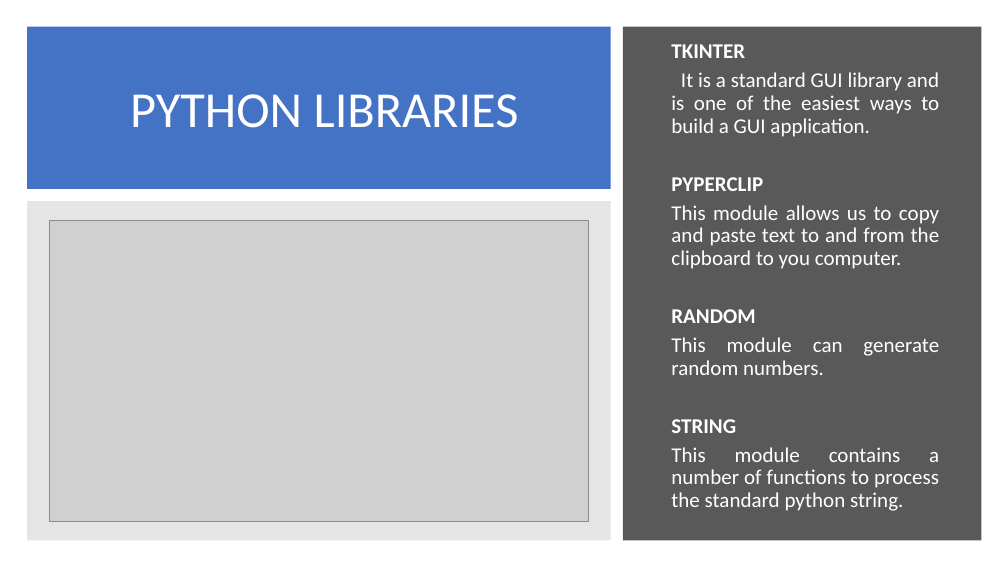
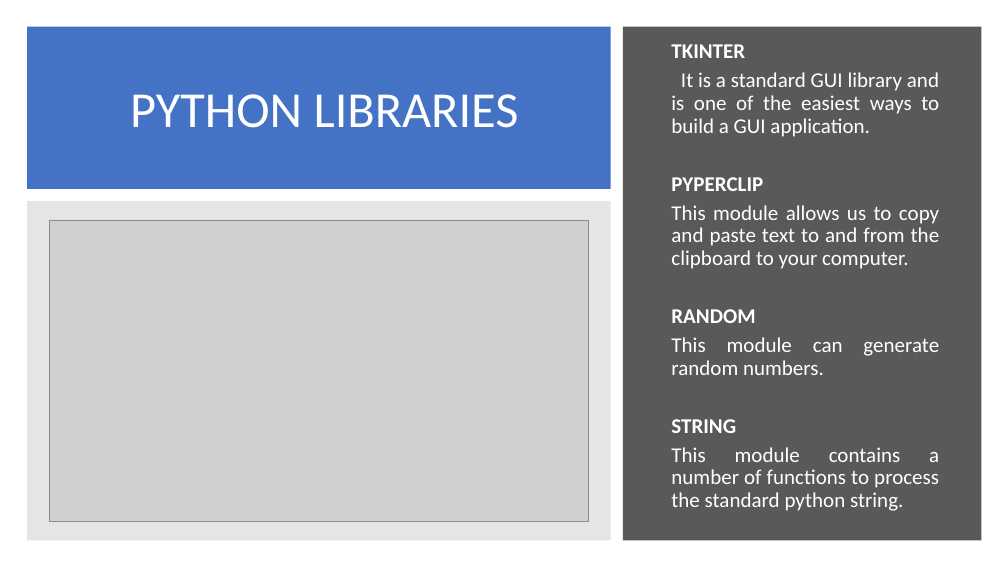
Before and after one commit to devanshrautela/random-password-generator, a slide deck: slide 7 of RandomPasswordGenerator.pptx. Drawn at 1008x567 pixels with LibreOffice and Linux fonts; fonts in the diff are those of the drawing; grey boxes stand for pictures. Boxes give left, top, right and bottom in pixels: in the first picture for what was removed or moved away, otherwise in the second. Text is boxed around its words. In the diff, an @@ line names an element or a change of style, - is before the commit and + after.

```diff
--- a/RandomPasswordGenerator.pptx
+++ b/RandomPasswordGenerator.pptx
@@ text at (671,205,940,269): text changed @@
-This module allows us to copy and paste text to and from the clipboard to you computer.
+This module allows us to copy and paste text to and from the clipboard to your computer.
```
Also in this commit, not shown: 1 other file.
